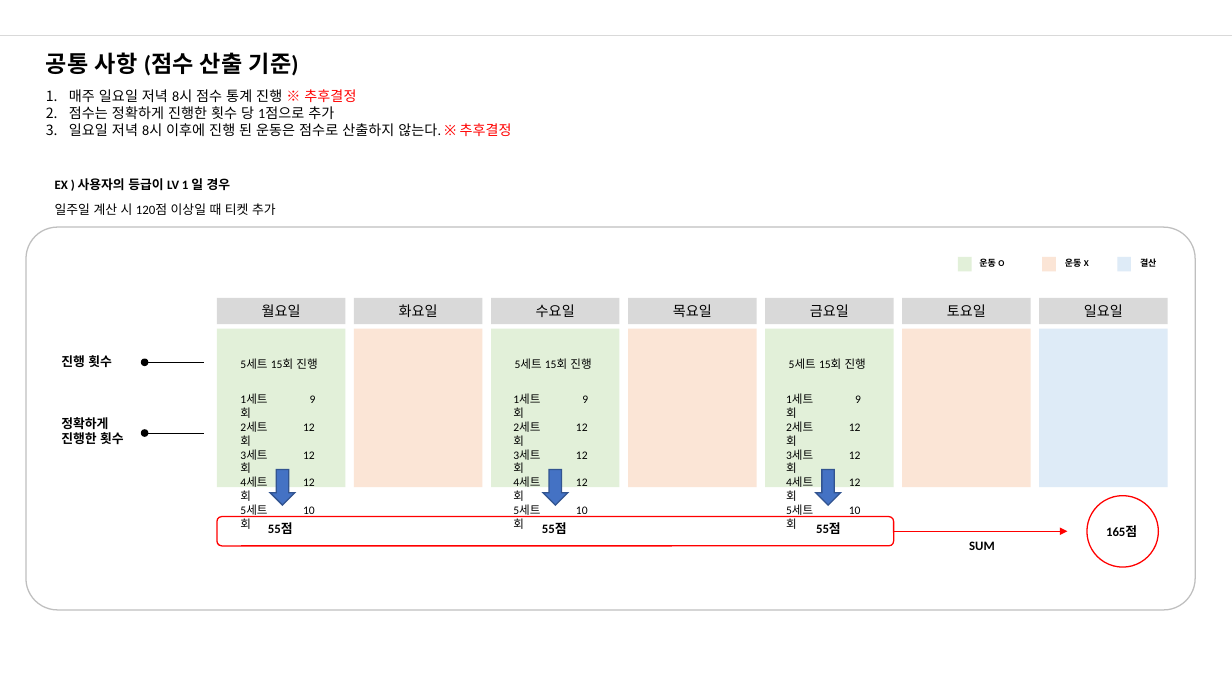
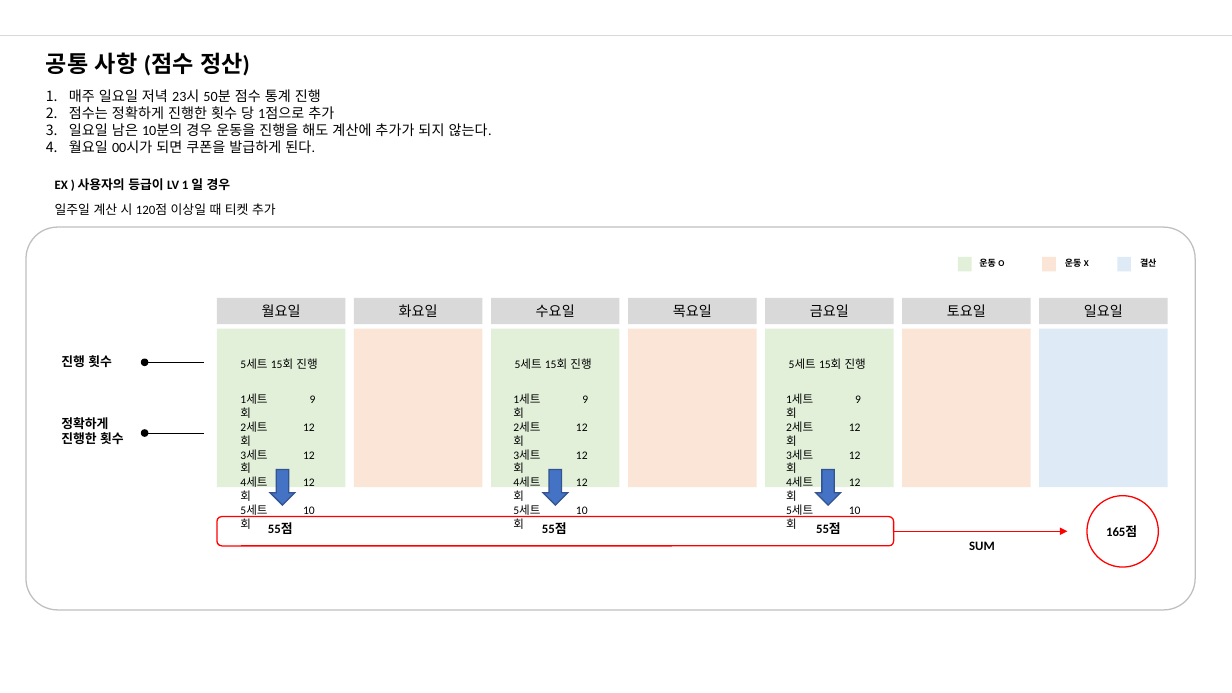
Before and after one commit to nohminkyoung/Final_project, a slide deck: slide 8 of finalproject_화면설계.pptx (slide 5 before the commit). Drawn at 1232x693 pixels with LibreOffice and Linux fonts; fonts in the diff are those of the drawing. Boxes give left, top, right and bottom in pixels: in the first picture for what was removed or moved away, otherwise in the second. Text is boxed around its words. In the diff, an @@ line names an element or a change of style, - is before the commit and + after.

Commit message:
화면 설계 프로세스 추가 및 라벨 추가

```diff
--- a/finalproject_화면설계.pptx
+++ b/finalproject_화면설계.pptx
@@ text at (46, 52, 250, 76): text changed @@
-공통 사항 (점수 산출 기준)
+공통 사항 (점수 정산)
@@ text at (69, 89, 321, 102): text changed @@
-1. 매주 일요일 저녁 8시 점수 통계 진행 ※ 추후결정
+1. 매주 일요일 저녁 23시 50분 점수 통계 진행
@@ text at (69, 123, 492, 153): text changed @@
-3. 일요일 저녁 8시 이후에 진행 된 운동은 점수로 산출하지 않는다. ※ 추후결정
+3. 일요일 남은 10분의 경우 운동을 진행을 해도 계산에 추가가 되지 않는다.
+4. 월요일 00시가 되면 쿠폰을 발급하게 된다.
```
Also in this commit, not shown: 4 other slides changed, 3 slides added, 1 slide removed, 3 other files.
